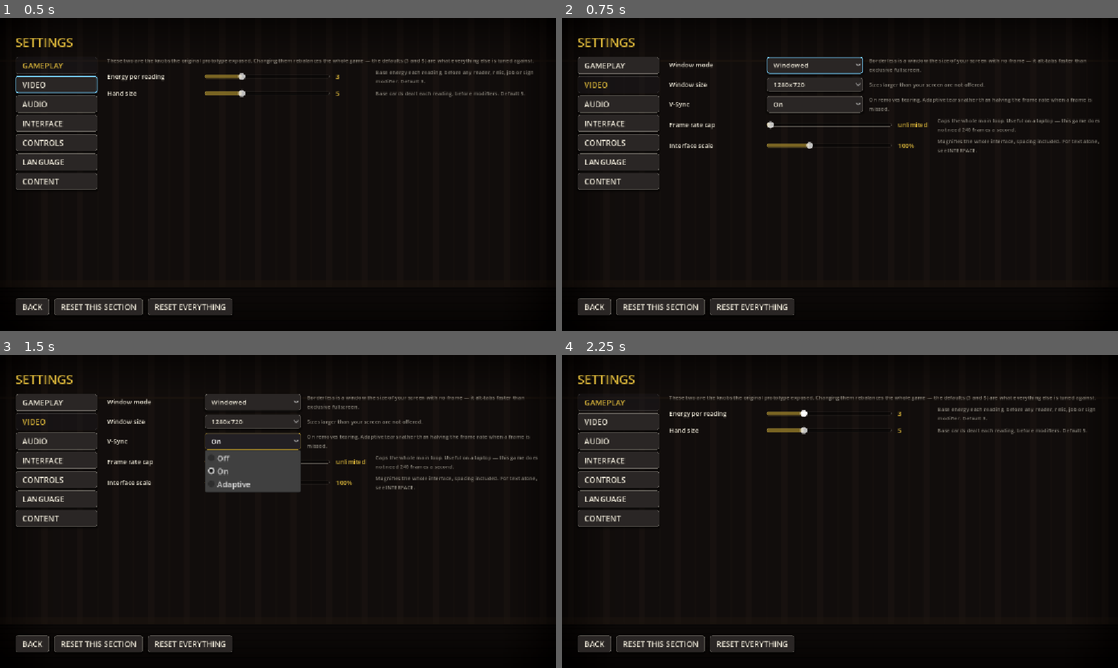
Above: before the commit, frames 1-4 (two rows, left to right).
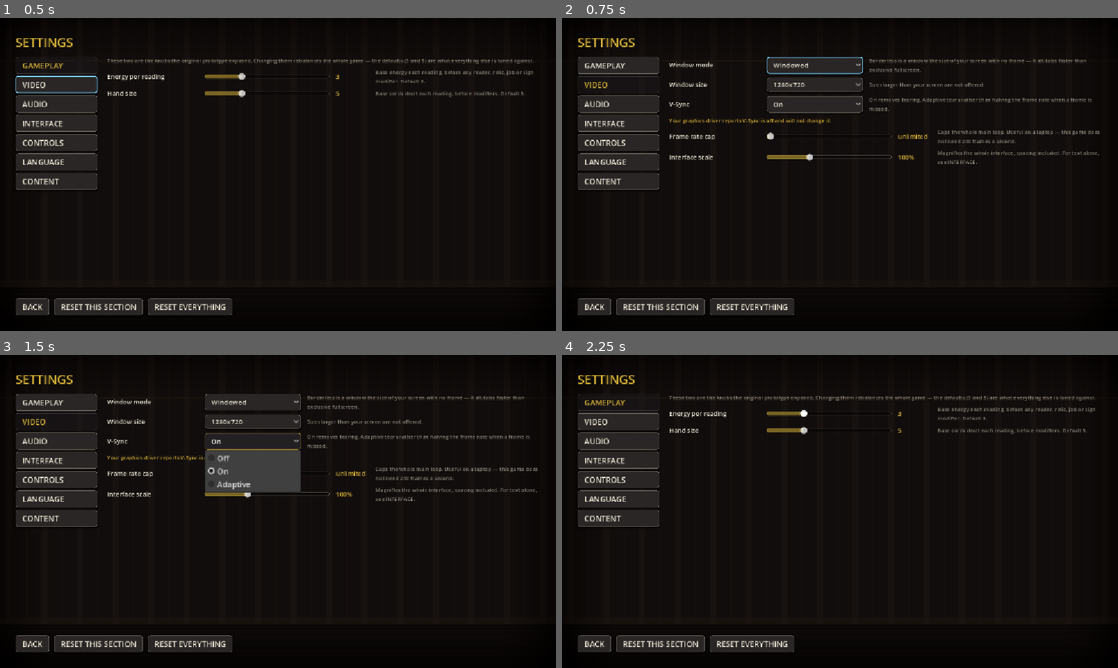
Above: after the commit, the same moments.

Repository: SwanFortune/fortune
Game: Godot game, scene res://scenes/SettingsMenu.tscn
Two runs of this game, one before a commit and one after it. Both use one fixed random seed, a clock stepped at 60 frames per second and the inputs below. This scene is started directly instead of the project's main scene.
Inputs:
- Up to frame 1 (0.5 s): no input
- Up to frame 2 (0.75 s): click "VIDEO" at 0.5 s
- Up to frame 3 (1.5 s): click "On" at 1.25 s
- Up to frame 4 (2.25 s): click "GAMEPLAY" at 2 s

Frame 1 is identical in both runs. In frame 2, 2.1% of the frame differs, in the area x 19-97%, y 32-47%; in frame 3, 1.7%; in frame 4, nothing differs.

Commit message:
Make V-Sync verifiable on the machine running the build
I could not check V-Sync on the Windows build, and this is what I did instead.

WHAT I TRIED. Installed wine and ran build/windows/parlour.exe under Xvfb: it
dies with an unhandled page fault at address 0 inside wine's GL layer, before
the engine starts. Wine over software GL is not a proxy for Windows, so that
tells us nothing about the exe and I am not going to pretend otherwise.

WHAT I COULD ESTABLISH. The exported Linux build calls the V-Sync API at
startup — proved by the engine's own warning, which only exists because the
call is made ("Could not set V-Sync mode... not supported by the graphics
driver", gl_manager_x11.cpp:372). What it asks for cannot be observed here,
because llvmpipe refuses every mode identically: asked for on / off / adaptive,
the driver reports off all three times.

So the honest position was "the code path is right, unverified on any real
driver in this container" — which is a sentence in a commit message that nobody
running the game will ever see.

Settings.vsync_actual() now asks the DisplayServer what it actually did, and
the video pane prints the disagreement when there is one: "Your graphics driver
reports V-Sync is off and will not change it." Silent when the driver honoured
the request, which is the normal case on real hardware.

That turns a claim I cannot check into something whoever runs the Windows build
checks at a glance, in the place the setting lives. Same pattern as the "NOTHING
IS BEING SAVED" line: the game says so when it is not doing what the screen
implies.

Full suite green. The line is visible in this container, correctly — the
driver here really does refuse.

Co-Authored-By: Claude Opus 5 <noreply@anthropic.com>
Claude-Session: https://claude.ai/code/session_01J6RRrwyn3hcGZTmEVan3Un

Diff:
--- a/godot/autoload/Settings.gd
+++ b/godot/autoload/Settings.gd
@@ -416,6 +416,26 @@
 	Engine.max_fps = int(get_value("max_fps"))
 
 
+## WHAT THE DRIVER ACTUALLY DID with the vsync request, as one of VSYNC_MODES,
+## or "" when there is no display to ask.
+##
+## Asked for rather than assumed, because this is the one video setting that can
+## be refused: a driver may simply not support changing it, and Godot then warns
+## on the console — which no player reads. Under this project's own test
+## environment (Xvfb software GL) every mode is refused, so the setting cannot
+## be verified here at all; on real hardware it is honoured. The settings screen
+## prints the disagreement so whoever is running the build can see the truth on
+## their own machine instead of taking a porter's word for it.
+func vsync_actual() -> String:
+	if DisplayServer.get_name() == "headless":
+		return ""
+	match DisplayServer.window_get_vsync_mode():
+		DisplayServer.VSYNC_DISABLED: return "off"
+		DisplayServer.VSYNC_ADAPTIVE: return "adaptive"
+		DisplayServer.VSYNC_MAILBOX: return "on"
+		_: return "on"
+
+
 ## The stored "WxH" as a size, clamped to the screen so a resolution carried
 ## over from a bigger monitor cannot open a window nobody can reach.
 func _resolution_size() -> Vector2i:
--- a/godot/scenes/SettingsMenu.gd
+++ b/godot/scenes/SettingsMenu.gd
@@ -139,7 +139,16 @@
 		"vsync", I18n.t("V-Sync"),
 		I18n.t("On removes tearing. Adaptive tears rather than halving the frame rate when a frame is missed."),
 		Settings.VSYNC_MODES,
-		[I18n.t("Off"), I18n.t("On"), I18n.t("Adaptive")]))
+		[I18n.t("Off"), I18n.t("On"), I18n.t("Adaptive")], true, _build))
+	# WHAT THE DRIVER ACTUALLY DID. V-Sync is the one video setting a driver may
+	# simply refuse — Godot warns on the console, which no player reads, and the
+	# row then shows a choice the machine is not honouring. Said out loud only
+	# when the two disagree, so it is news rather than furniture.
+	var got := Settings.vsync_actual()
+	if got != "" and got != str(Settings.get_value("vsync")):
+		v.add_child(UIKit.block(I18n.t(
+			"Your graphics driver reports V-Sync is %s and will not change it."
+		) % got, 11, UIKit.GOLD))
 	v.add_child(UIKit.setting_slider(
 		"max_fps", I18n.t("Frame rate cap"),
 		I18n.t("Caps the whole main loop. Useful on a laptop — this game does not need 240 frames a second."),
